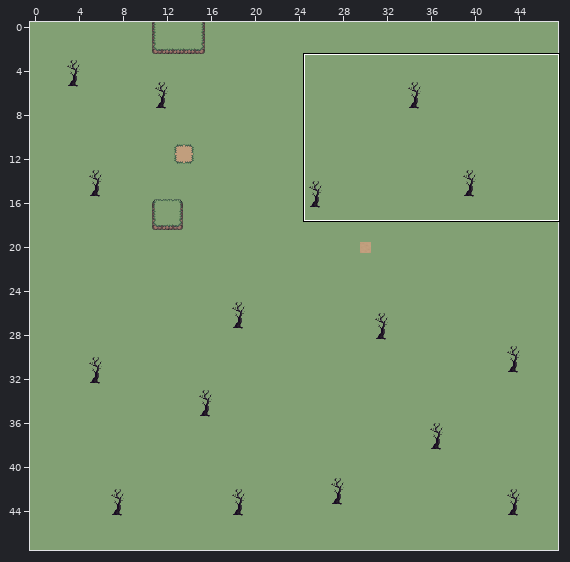
Tiled map, stored at project/world_map.tmx. The first picture is a wide view before the edit; the outline marks the close-up.
Close-up. Old version:
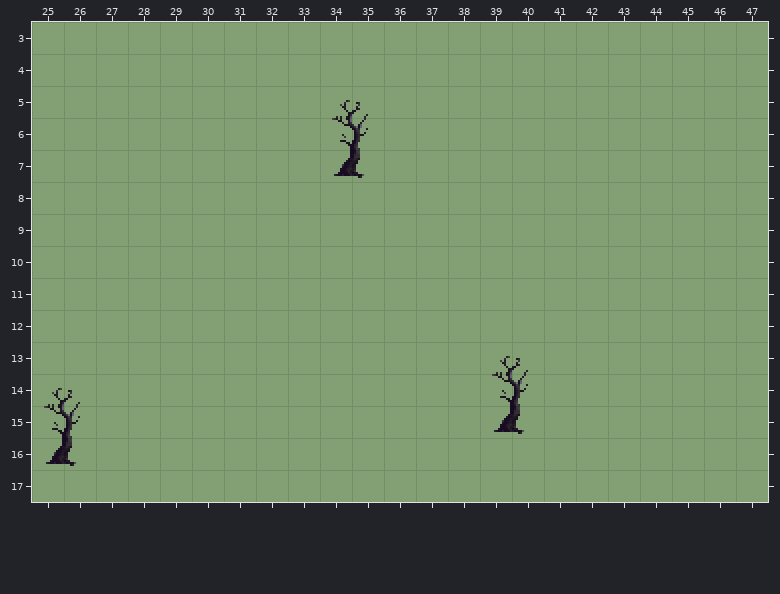
Cells are 16x16 px. Shown: x 25..47, y 3..17. The commit also changed other parts of the map, which this record leaves out. Not drawn, because the pictures are missing: unchanged layer "props".
The same view after the edit:
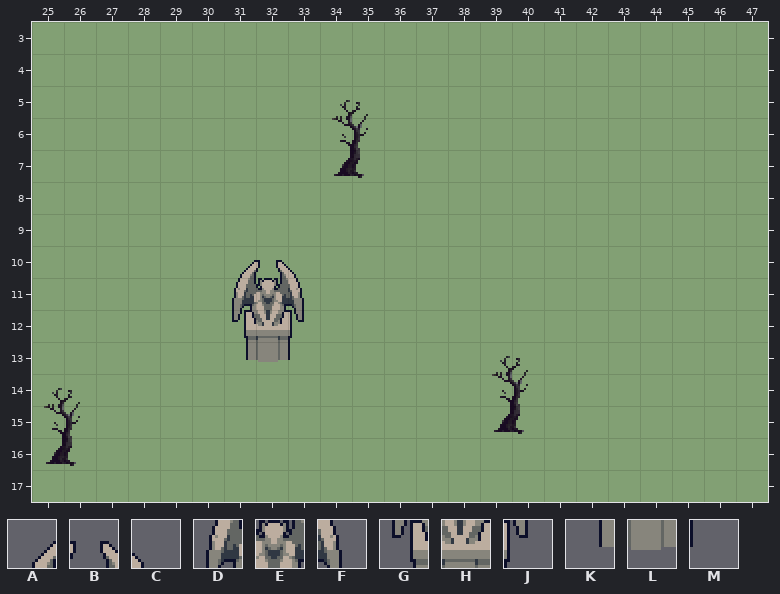
Key: from "graveyard": A 329, B 330, C 331, D 355, E 356, F 357, G 381, H 382, J 383, K 407, L 408, M 409.
_ is an empty cell.
Tiles of an added or newly shown layer are drawn over the layers below it.
Difference:
Layer "graveyard" (added):
y 10: x 31..33 ___ -> ABC
y 11: x 31..33 ___ -> DEF
y 12: x 31..33 ___ -> GHJ
y 13: x 31..33 ___ -> KLM
Pixel boxes of the changes (left, top, right, bottom) in both close-ups:
added: (232, 260, 304, 362)
